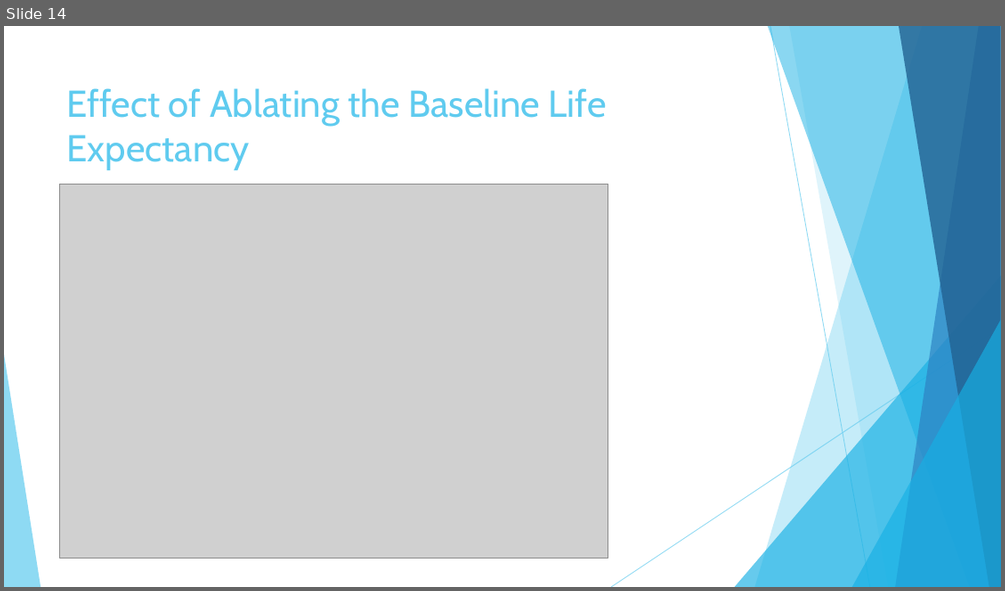
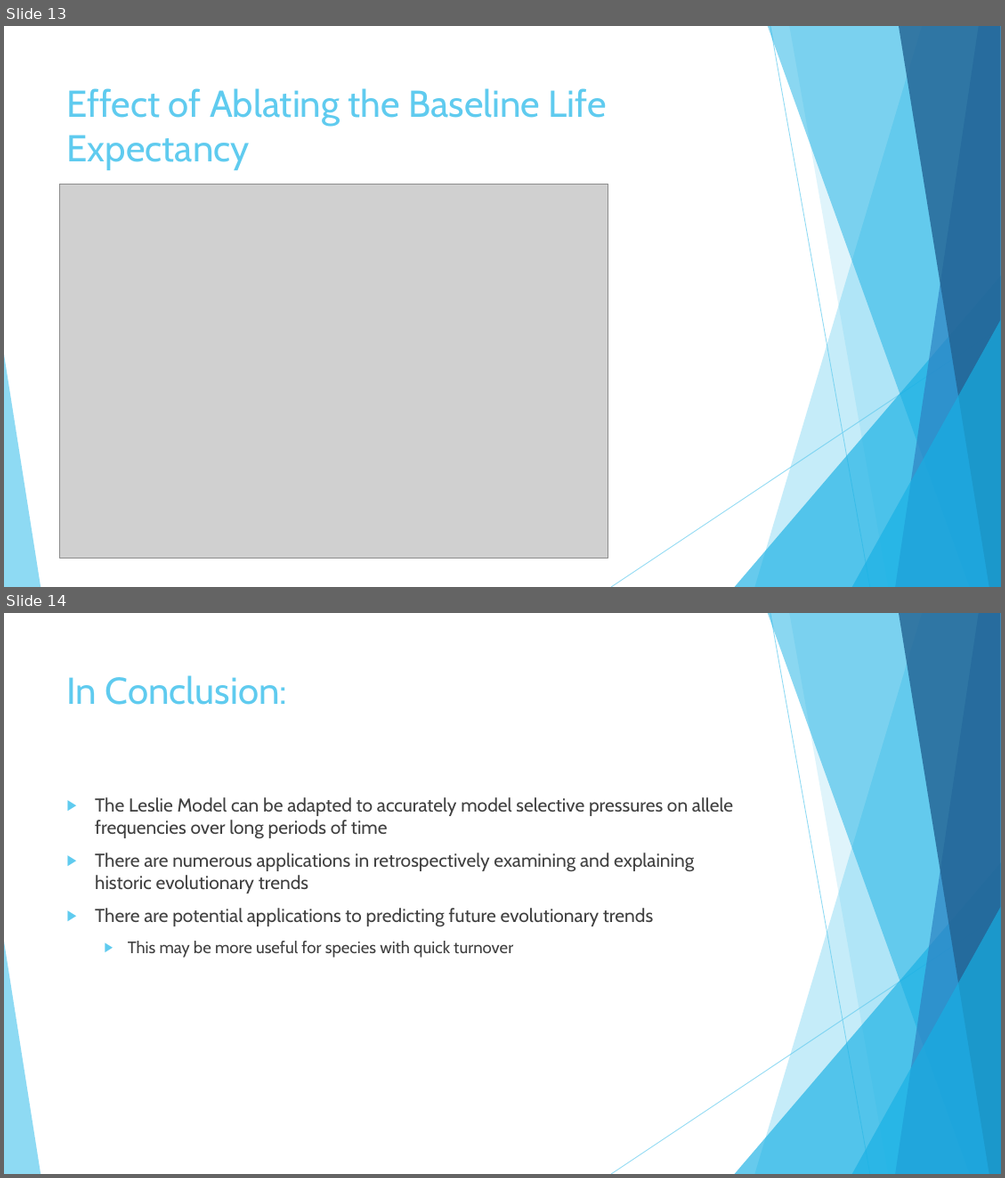
Before and after one commit to ericgong2005/GenotypeConvergenceSimulation, a slide deck: Presentation.pptx. Shown one above the other, each under a label of ours: slide 14 before the commit, slides 13 and 14 after it. The pictures are 1005x591 and 1005x1178 pixels, drawn with LibreOffice and Linux fonts; fonts in the diff are those of the drawing; grey boxes stand for pictures. Boxes give left, top, right and bottom in pixels: in the first picture for what was removed or moved away, otherwise in the second. Text is boxed around its words. In the diff, an @@ line names an element or a change of style, - is before the commit and + after.

```diff
--- a/Presentation.pptx
+++ b/Presentation.pptx
@@ slide 14 added at <box>4,613,1001,1174</box>, background #FFFFFF; not listed: 10 template elements that a slide beside it also shows @@
@@ title added at <box>67,675,287,705</box>, 36 pt, text #5FCBEF @@
+In Conclusion:
@@ text added at <box>95,797,733,957</box>, 18 pt, text #404040 @@
+▶ The Leslie Model can be adapted to accurately model selective pressures on allele frequencies over long periods of time
+▶ There are numerous applications in retrospectively examining and explaining historic evolutionary trends
+▶ There are potential applications to predicting future evolutionary trends
+  ▶ This may be more useful for species with quick turnover
@@ what was slide 14 is now slide 13 @@
```
Also in this commit, not shown: 4 slides changed, 1 slide removed.
